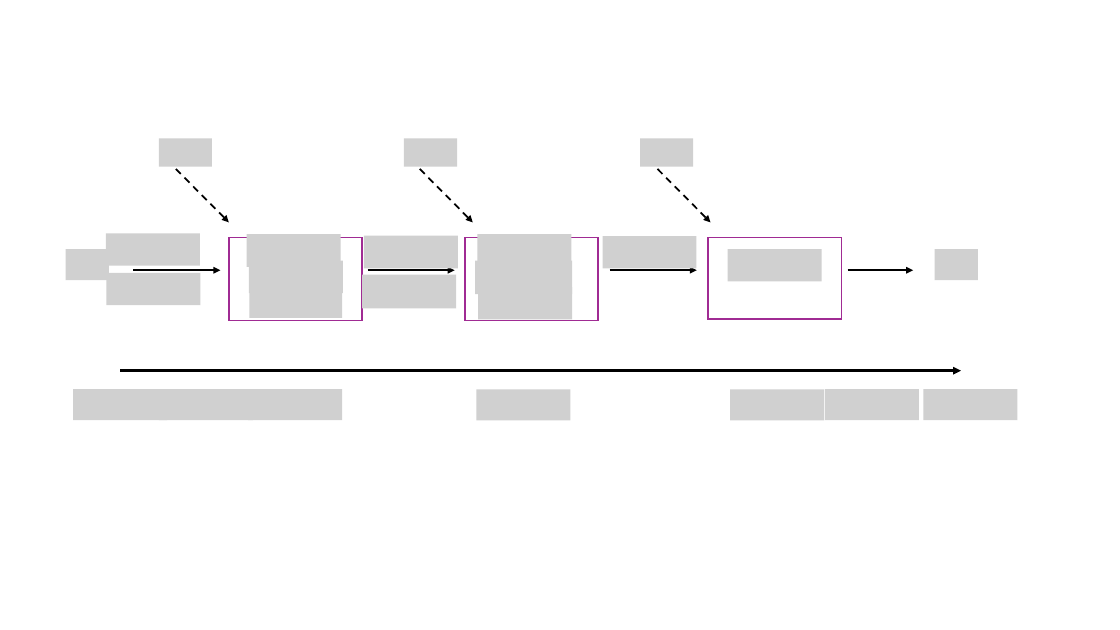
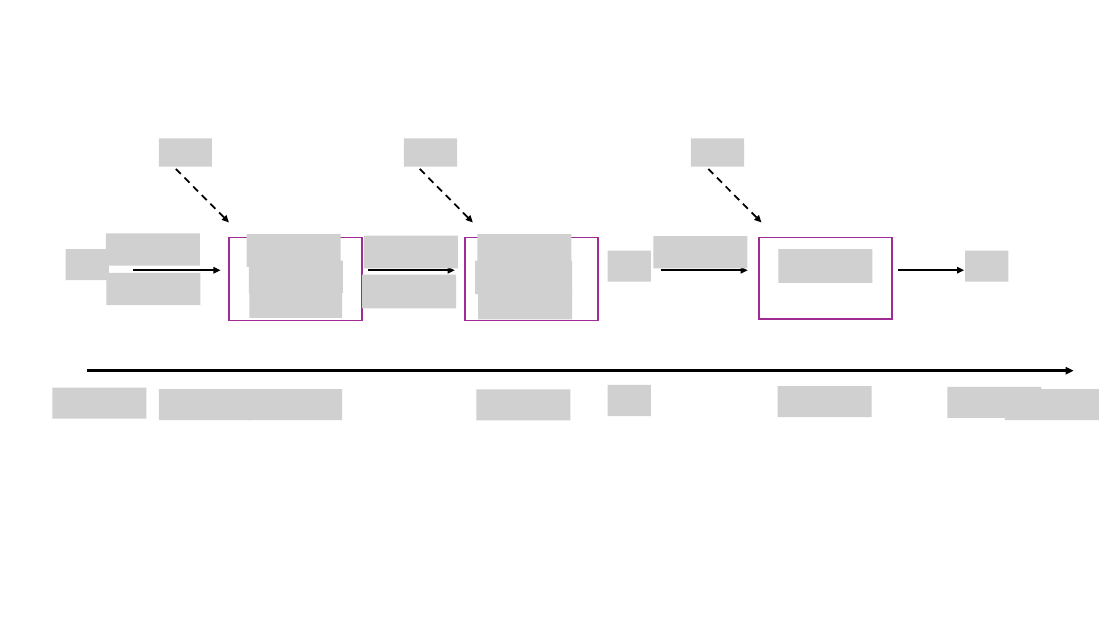
Before and after one commit to homakhakan/multi_period_disaster_logistics, a slide deck: slide 3 of Pictures and diagrams/Timeline.pptx. Drawn at 1120x630 pixels with LibreOffice and Linux fonts; fonts in the diff are those of the drawing; grey boxes stand for pictures. Boxes give left, top, right and bottom in pixels: in the first picture for what was removed or moved away, otherwise in the second. Text is boxed around its words. In the diff, an @@ line names an element or a change of style, - is before the commit and + after.

```diff
--- a/Pictures and diagrams/Timeline.pptx
+++ b/Pictures and diagrams/Timeline.pptx
@@ picture removed at box(640, 139, 693, 167) @@
@@ picture added at box(691, 139, 744, 167) @@
@@ 3 arrows, 2 pictures, 1 rectangle: place and size @@
-3 arrows, 2 pictures, 1 rectangle at box(602, 160, 913, 320)
+3 arrows, 2 pictures, 1 rectangle at box(654, 160, 965, 320)
@@ picture added at box(607, 250, 651, 281) @@
@@ picture removed at box(935, 249, 979, 280) @@
@@ picture added at box(965, 250, 1009, 281) @@
@@ picture: place and size @@
-picture at box(73, 389, 167, 420)
+picture at box(52, 387, 146, 418)
@@ arrow moved from (120, 371) - (961, 371) to (87, 371) - (1074, 371) @@
@@ picture added at box(607, 385, 651, 416) @@
@@ picture: place and size @@
-picture at box(730, 390, 824, 421)
+picture at box(778, 386, 872, 418)
@@ picture removed at box(825, 389, 919, 420) @@
@@ picture: place and size @@
-picture at box(923, 389, 1017, 420)
+picture at box(948, 387, 1042, 418)
@@ picture added at box(1005, 389, 1099, 420) @@
```
Also in this commit, not shown: 18 other files.
